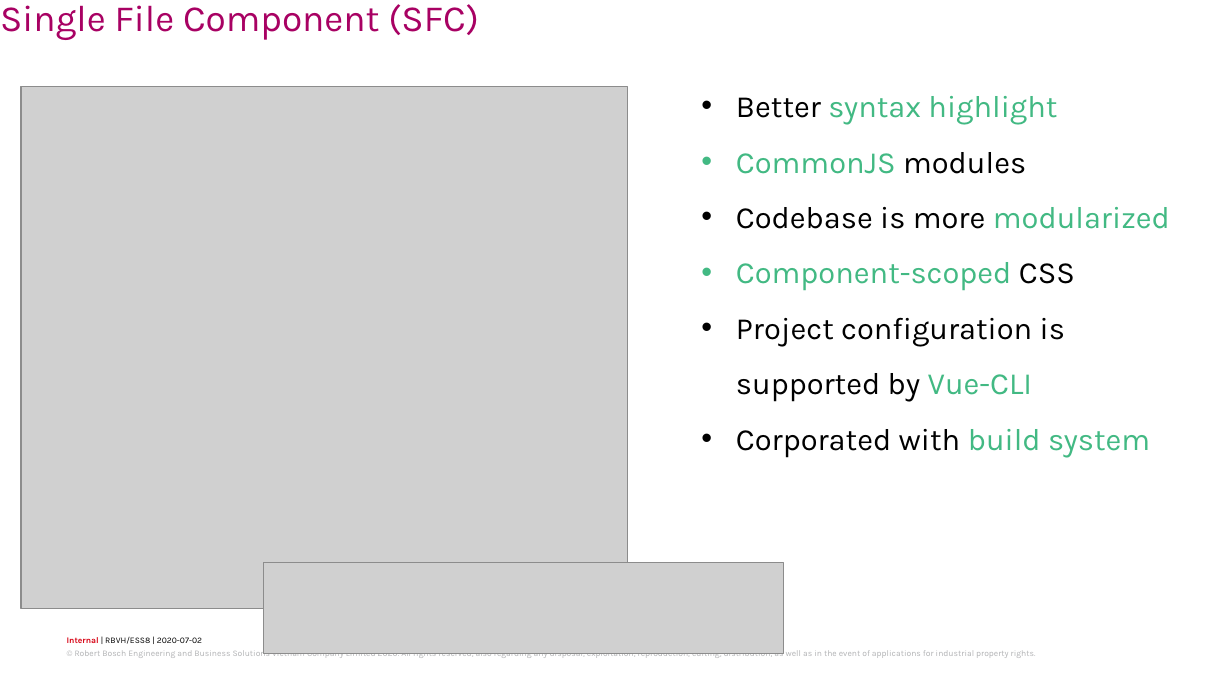
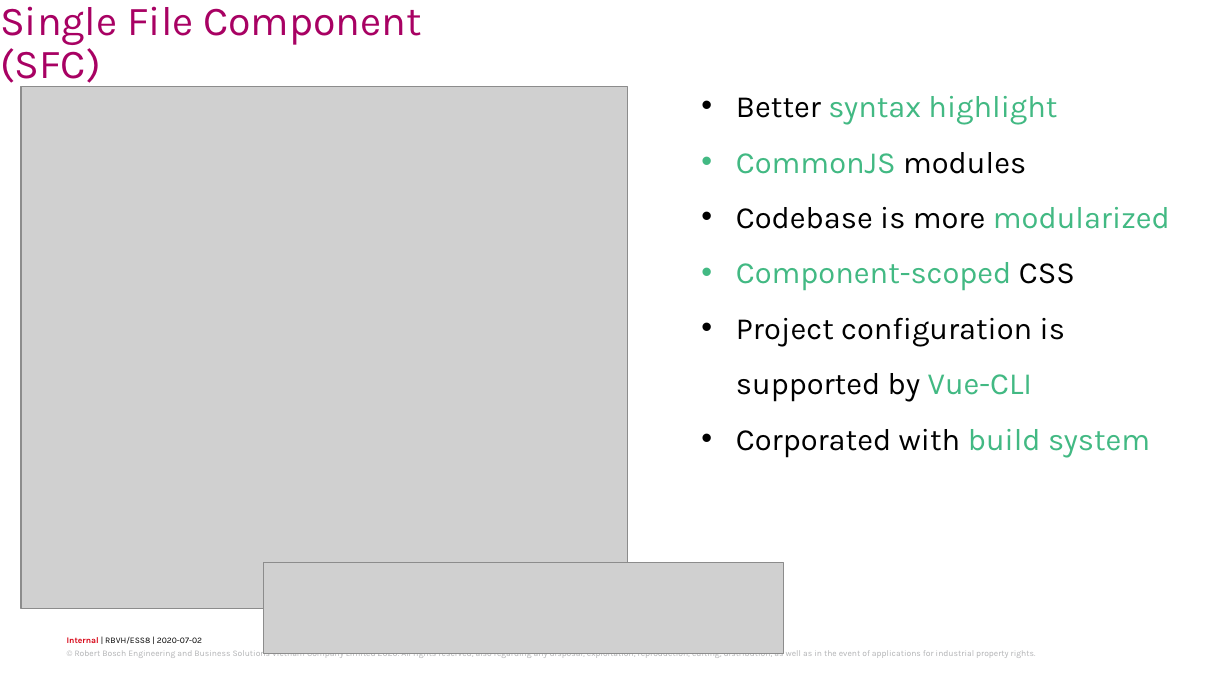
Before and after one commit to trancongduynguyen1997/sample-todo, a slide deck: slide 39 of Trần Công Duy Nguyên – EDA34.pptx. Drawn at 1232x693 pixels with LibreOffice and Linux fonts; fonts in the diff are those of the drawing; grey boxes stand for pictures; background and template pictures are left out. Boxes give left, top, right and bottom in pixels: in the first picture for what was removed or moved away, otherwise in the second. Text is boxed around its words. In the diff, an @@ line names an element or a change of style, - is before the commit and + after.

```diff
--- a/Trần Công Duy Nguyên – EDA34.pptx
+++ b/Trần Công Duy Nguyên – EDA34.pptx
@@ title "Single File Component (SFC)" at (x1=0, y1=6, x2=421, y2=90): size 25.9 to 28.8 pt @@
```
Also in this commit, not shown: 9 other slides changed.
